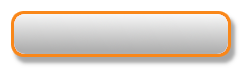
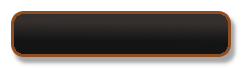
Layers edited between the first and the second w=242, h=68 image:
added layer "Dark Border" above "Dark" over [11, 11, 231, 57]
added layer "Dark" above "Hover Dark" over [14, 14, 228, 54]
removed layer "button_hover.png" over [11, 11, 231, 57]
painted on "Background #1" over [14, 14, 228, 54]
